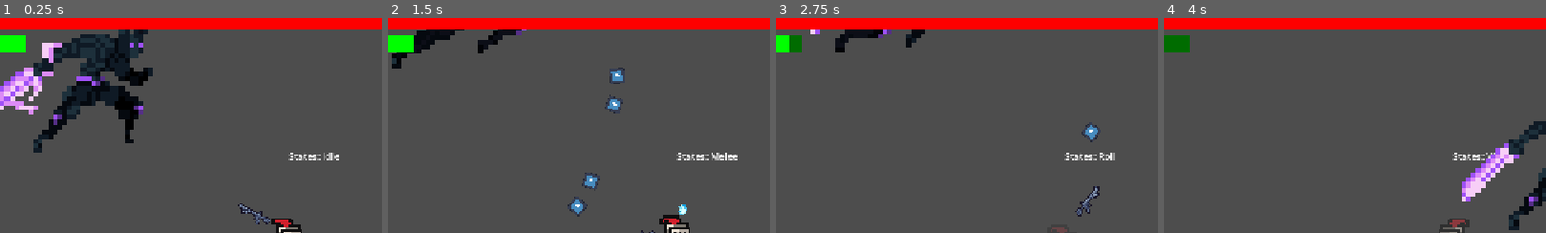
Above: before the commit, frames 1-4 (left to right).
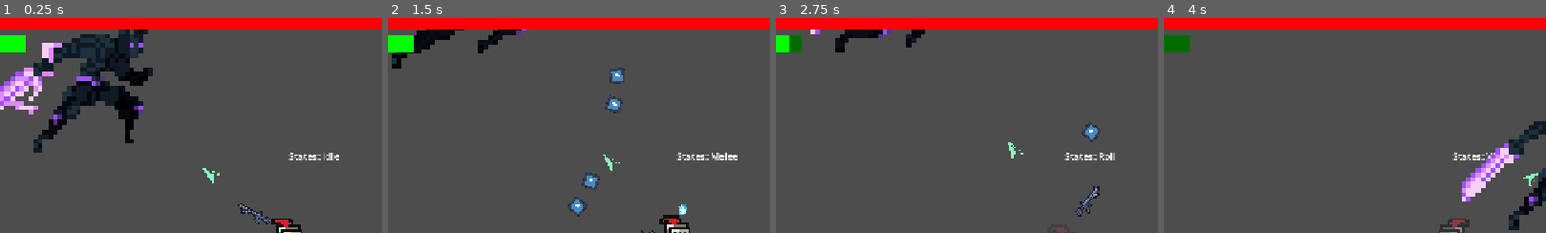
Above: after the commit, the same moments.

Repository: andyhi93/godot-FSM-boss-template
Game: Godot game, scene res://Scenes/Main.tscn
The game is run twice, just before and just after one commit, with the same random seed, the same clock (stepped at 60 frames per second) and the same inputs. The engine's default icon, where the game draws it, is replaced by a stand-in: a white triangle on a blue panel in a dark square. Sound files missing from this copy of the repository are replaced by a short silence.
Inputs (mouse positions are % of the whole screen's width and height, from its top left):
- Up to frame 1 (0.25 s): no input
- Up to frame 2 (1.5 s): move the mouse to (72, 45) at 0.52 s; press the mouse at (72, 45) at 0.53 s; hold D (move_right) 0.53-1.28 s; move the mouse to (30, 55) at 1.27 s; release the mouse at (30, 55) at 1.28 s; hold S (move_down) from 1.28 s (still down); right-click (30, 55) at 1.35 s
- Up to frame 3 (2.75 s): click (30, 55) at 1.55 s; move the mouse to (60, 28) at 2.02 s; release S (move_down) at 2.03 s; press the mouse at (60, 28) at 2.03 s; hold D (move_right) from 2.03 s (still down); tap Shift (roll) at 2.1 s
- Up to frame 4 (4 s): move the mouse to (45, 70) at 2.77 s; release D (move_right) at 2.78 s; release the mouse at (45, 70) at 2.78 s; hold W (move_up) 2.78-3.53 s; click (45, 70) at 2.85 s; move the mouse to (80, 65) at 3.52 s; press the mouse at (80, 65) at 3.53 s; hold A (move_left) from 3.53 s (still down)
The pictures show only the part of the screen within x 12-62%, y 0-50%; the shares and areas given below are measured in that part.

The runs differ from the first frame. In frame 1, 0.1% of the frame differs, in the area x 53-58%, y 69-77%; in frame 2, less than 0.1%; in frame 3, less than 0.1%; in frame 4, less than 0.1%.

Commit message:
feat: Dash Hint

Diff:
--- a/Scenes/boss.tscn
+++ b/Scenes/boss.tscn
@@ -450,6 +450,12 @@
 "shoot": 6.0
 }
 
+[node name="DashIndicator" type="Line2D" parent="." unique_id=1097894761]
+visible = false
+modulate = Color(0.8848981, 0, 0, 0.49411765)
+points = PackedVector2Array(0, 0, 100, 0)
+width = 200.0
+
 [node name="AnimatedSprite2D" type="AnimatedSprite2D" parent="." unique_id=1629454165]
 position = Vector2(0, -71)
 scale = Vector2(8, 8)
@@ -506,6 +512,7 @@
 script = ExtResource("5_n725y")
 windup_time = 0.5
 dash_duration = 2.0
+minimum_dist = null
 overshoot_offset = 300.0
 dash_curve = SubResource("Curve_hbq6j")
 anim_name = "Dash"
--- a/Scenes/player.tscn
+++ b/Scenes/player.tscn
@@ -6,6 +6,7 @@
 [ext_resource type="PackedScene" uid="uid://dn28y6nwb3wsr" path="res://Scenes/PlayerSlash.tscn" id="3_x3wgy"]
 [ext_resource type="Texture2D" uid="uid://ceao7yl4jy6cw" path="res://Resources/sprites/weapons.png" id="5_3smsa"]
 [ext_resource type="Script" uid="uid://cxvwsfm4deo6f" path="res://Scripts/FSM/CommonState.gd" id="5_fkybt"]
+[ext_resource type="Texture2D" uid="uid://bhktqvcd0nv5h" path="res://Resources/sprites/bullets_fullsheet.png" id="6_8erm5"]
 [ext_resource type="Script" uid="uid://ccnhrp3g5msyd" path="res://Scripts/FSM/RollState.gd" id="7_3smsa"]
 
 [sub_resource type="AtlasTexture" id="AtlasTexture_3smsa"]
@@ -270,6 +271,15 @@
 [node name="CollisionShape2D" type="CollisionShape2D" parent="." unique_id=980795682]
 shape = SubResource("RectangleShape2D_cvnsp")
 
+[node name="BossPointer" type="Node2D" parent="." unique_id=349853174]
+
+[node name="Sprite" type="Sprite2D" parent="BossPointer" unique_id=948227292]
+position = Vector2(163, 0)
+rotation = 1.5707964
+texture = ExtResource("6_8erm5")
+region_enabled = true
+region_rect = Rect2(0, 30, 20, 30)
+
 [node name="WeaponPivot" type="Node2D" parent="." unique_id=140887226]
 
 [node name="GunSprite" type="Sprite2D" parent="WeaponPivot" unique_id=345861902]
--- a/Scripts/FSM/DashState.gd
+++ b/Scripts/FSM/DashState.gd
@@ -1,18 +1,19 @@
 extends CommonState
 
-@export var windup_time: float = 1.0 #蓄力階段
-@export var dash_duration: float = 0.5 #衝刺時間長度
-@export var minimum_dist: float = 800.0  #最小衝刺距離
-@export var overshoot_offset: float = 150.0  #要超過玩家多少距離
-@export var dash_curve: Curve  #變速曲線
+@export var windup_time: float = 1.0 # 蓄力階段
+@export var dash_duration: float = 0.5 # 衝刺時間長度
+@export var minimum_dist: float = 800.0  # 最小衝刺距離
+@export var overshoot_offset: float = 150.0  # 要超過玩家多少距離
+@export var dash_curve: Curve  # 變速曲線
 
 var dash_direction: Vector2 = Vector2.ZERO
 var total_target_dist: float = 0.0
 var last_curve_val: float = 0.0
 
-# 新增：紀錄衝刺啟動時的關鍵座標與狀態
+# 紀錄衝刺啟動時的關鍵座標與狀態
 var dash_start_pos: Vector2 = Vector2.ZERO
 var has_initialized_dash: bool = false
+var indicator: Node2D = null # 新增區域變數來存放 indicator
 
 func enter():
 	super.enter()
@@ -21,49 +22,52 @@
 	has_initialized_dash = false
 	dash_direction = Vector2.RIGHT # 防呆預設值
 
+	indicator = core.get_node_or_null("DashIndicator")
+	if indicator:
+		indicator.show()
+
 	# 進入狀態時先做第一次情報更新
 	_update_target_info_during_windup()
 
 func fixed_do(delta: float):
-	# ✅ 1. 前搖蓄力階段：每個物理幀都在瘋狂重新鎖定玩家的最新位置
+	# ✅ 1. 前搖蓄力階段：鎖定玩家位置並更新提示線
 	if time < windup_time:
 		core.velocity = Vector2.ZERO
 		_update_target_info_during_windup()
 
+		# 更新提示線
+		if indicator:
+			indicator.rotation = dash_direction.angle()
+			# 設定 Line2D 的第二個點，長度等於衝刺距離
+			if indicator.has_method("set_point_position"):
+				indicator.set_point_position(1, Vector2(total_target_dist, 0))
+
 	# ✅ 2. 衝刺爆發階段
 	elif time < windup_time + dash_duration:
+		# 衝刺開始瞬間隱藏提示線
+		if indicator and indicator.visible:
+			indicator.hide()
+
 		# 【關鍵轉折點】衝刺開始的第一幀，立刻死鎖當下的 Boss 位置作為「衝刺起點」
 		if not has_initialized_dash:
 			dash_start_pos = core.global_position
 			has_initialized_dash = true
 
-		# 衝刺中：方向已經死鎖（不更新 dash_direction），但「動態更新目標距離」！
+		# 衝刺中：方向已經死鎖，但「動態更新目標距離」
 		if is_instance_valid(core.player):
-			# 計算玩家目前相對於衝刺起點的位移向量
 			var to_player = core.player.global_position - dash_start_pos
-
-			# 核心數學魔術：使用 dot() 將位移向量投影到衝刺方向上
-			# 這會算出玩家在「衝刺軸向」上目前前進了多少像素，完全無視左右橫移！
 			var projected_dist = to_player.dot(dash_direction)
-
-			# 新的動態總距離 = 玩家在軸向上的最新距離 + 衝過頭的偏移量
 			var desired_dist = projected_dist + overshoot_offset
-
-			# 保底機制
 			total_target_dist = max(minimum_dist, desired_dist)
 
-		# 算出目前的物理時間進度 (0.0 到 1.0 之間)
+		# 物理進度處理
 		var progress = (time - windup_time) / dash_duration
-
 		if dash_curve != null:
 			var current_curve_val = dash_curve.sample(progress)
 			var curve_delta = current_curve_val - last_curve_val
 			last_curve_val = current_curve_val
-
-			# 根據每一幀被玩家動態拉長（或縮短）的 total_target_dist，實時計算出當前速度
 			core.velocity = dash_direction * (total_target_dist * curve_delta) / delta
 		else:
-			# 沒畫曲線時的防呆等速衝刺
 			core.velocity = dash_direction * (total_target_dist / dash_duration)
 
 	# ✅ 3. 結束階段
@@ -74,17 +78,16 @@
 func exit():
 	super.exit()
 	core.velocity = Vector2.ZERO
+	if indicator:
+		indicator.hide()
 
-# 抽出來的專用函式：蓄力期間專用，同時咬住方向與最新預期距離
+# 蓄力期間專用：同步更新方向與預期距離
 func _update_target_info_during_windup():
 	if is_instance_valid(core.player):
 		var my_pos = core.global_position
 		var player_pos = core.player.global_position
 
-		# 蓄力期：方向跟隨玩家轉動
 		dash_direction = my_pos.direction_to(player_pos)
-
-		# 蓄力期：精準計算兩者間的直線距離
 		var dist_to_player = my_pos.distance_to(player_pos)
 		var desired_dist = dist_to_player + overshoot_offset
 		total_target_dist = max(minimum_dist, desired_dist)
--- a/Scripts/Player.gd
+++ b/Scripts/Player.gd
@@ -10,6 +10,7 @@
 @onready var weapon_pivot = $WeaponPivot
 @onready var gun_sprite = $WeaponPivot/GunSprite
 @onready var muzzle = $WeaponPivot/GunSprite/Muzzle
+@onready var boss_pointer = get_node_or_null("BossPointer") # 假設節點叫 BossPointer
 
 #近戰相關與硬直開關
 @export var slash_scene: PackedScene
@@ -51,6 +52,15 @@
 	else:
 		push_warning("⚠️ 警告：找不到武器節點 (WeaponPivot 或 GunSprite)，請檢查節點結構！")
 
+	# 💡 指向 Boss 的邏輯
+	if boss_pointer:
+		var boss = get_tree().get_first_node_in_group("Enemy")
+		if is_instance_valid(boss):
+			boss_pointer.show()
+			boss_pointer.look_at(boss.global_position)
+		else:
+			boss_pointer.hide()
+
 	fire_timer -= delta
 	if Input.is_action_pressed("shoot") and fire_timer <= 0.0:
 		shoot()
@@ -163,7 +173,6 @@
 func take_damage(damage: int):
 	# 1. 檢查是否已經死亡或處於無敵狀態
 	if is_dead or is_invincible: return
-
 	# 2. 呼叫老爸 (Core) 的扣血邏輯
 	super.take_damage(damage)
 
Binary file added: Resources/sprites/bullets_fullsheet.png
Not shown, added: Resources/sprites/bullets_fullsheet.png.import
